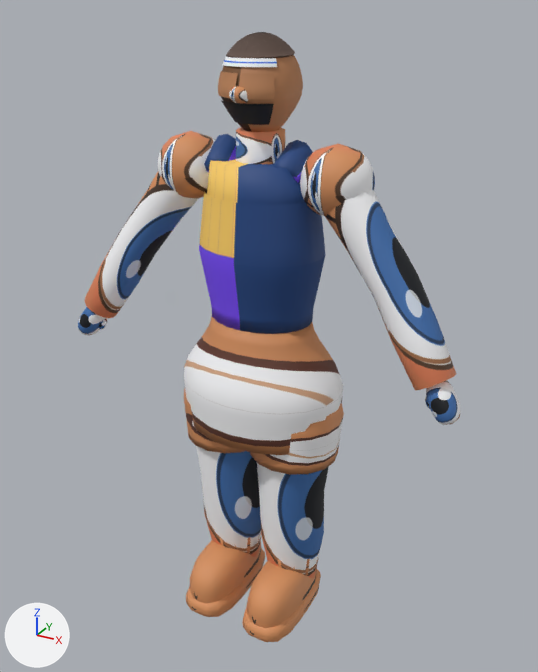
Two versions of the glTF model samples/athlete.glb, one commit apart.
Both versions are drawn from a 50 mm lens placed at (1.061, -1.88, 1.923), pointed at (0.015, 0.02, 0.973). Lighting does not change. The marker at lower left points along +X, +Y and +Z. The older version comes first. Vertices at exactly the same position are counted once.

Before the edit, the objects in view are built like this:
```python
me_coladacharacter = bpy.data.meshes.new('ColadaCharacter')
me_coladacharacter.from_pydata(...)  # 4656 vertices, 8954 faces; spans x -0.66..0.66, y -0.25..0.21, z -0.05..1.87
# faces by material slot: [1080, 3502, 2152, 1164, 480, 576]
me_coladacharacter.materials.append(mat_colada_top)  # picture img_colada_atlas
me_coladacharacter.materials.append(mat_colada_skin)  # picture img_colada_atlas
me_coladacharacter.materials.append(mat_colada_head)  # picture img_colada_atlas
me_coladacharacter.materials.append(mat_colada_eyes)  # picture img_colada_atlas
me_coladacharacter.materials.append(mat_colada_brows)  # picture img_colada_atlas
me_coladacharacter.materials.append(mat_colada_mouth)  # picture img_colada_atlas
ob_colada_mesh = bpy.data.objects.new('Colada_Mesh', me_coladacharacter)
ob_colada_mesh.location = (0.0, 0.0, -0.002)
```
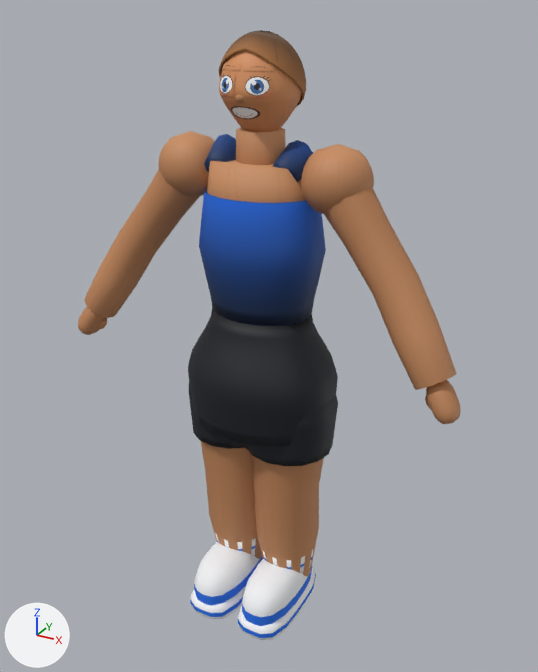
Pixel boxes (x1, y1, x2, y2) of what changed, in the pictures (538 x 672 px; the box of a moved part takes in the faces that stretch with it):
'Colada_Mesh', reshaped
    before: (78, 32, 461, 642)
    after: (78, 30, 461, 640)
part 1 of me_coladacharacter, moved or reshaped
    before: (184, 316, 343, 455)
    after: (188, 308, 338, 447)
part 2 of me_coladacharacter, moved or reshaped
    before: (250, 403, 344, 474)
    after: (245, 393, 338, 466)
part 3 of me_coladacharacter, moved or reshaped
    before: (184, 388, 244, 453)
    after: (189, 385, 245, 449)
part 4 of me_coladacharacter, added
    after: (262, 549, 314, 574)
part 5 of me_coladacharacter, added
    after: (215, 533, 256, 556)
part 6 of me_coladacharacter, moved or reshaped
    before: (181, 32, 329, 628)
    after: (174, 30, 323, 625)
part 7 of me_coladacharacter, moved or reshaped
    before: (99, 319, 107, 330)
    after: (93, 318, 107, 329)
part 8 of me_coladacharacter, surface changed
    both: (78, 33, 461, 640)

The change, as a list of edits to the scene's bpy script:
```text
Add mat_colada_hair:
    mat_colada_hair = principled_material('colada_hair')
    mat_colada_hair.texture = img_colada_atlas
    mat_colada_hair.roughness = 0.78
Add mat_colada_bottom:
    mat_colada_bottom = principled_material('colada_bottom')
    mat_colada_bottom.texture = img_colada_atlas
    mat_colada_bottom.roughness = 0.62
Add mat_colada_shoes:
    mat_colada_shoes = principled_material('colada_shoes')
    mat_colada_shoes.texture = img_colada_atlas
    mat_colada_shoes.roughness = 0.78
Change me_coladacharacter:
    used by ob_colada_mesh; location = (0.0, 0.0, -0.002)
    remove me_coladacharacter.from_pydata(...)  # 4656 vertices, 8954 faces; spans x -0.66..0.66, y -0.25..0.21, z -0.05..1.87
    add me_coladacharacter.from_pydata(...)  # 4908 vertices, 9458 faces; spans x -0.66..0.66, y -0.25..0.21, z -0.05..1.87
    me_coladacharacter part 1: the loose piece of 202 vertices spanning x -0.27..0.27, y -0.21..0.21, z 0.67..1.05 is scaled about its middle by (0.932, 0.996, 0.992), then moved by (0.0, 0.0, 0.03), in mat_colada_bottom (picture img_colada_atlas)
    me_coladacharacter part 2: the loose piece of 146 vertices spanning x -0.03..0.28, y -0.16..0.15, z 0.59..0.9 is moved by (-0.02, 0.0, 0.03), in mat_colada_bottom (picture img_colada_atlas)
    me_coladacharacter part 3: the loose piece of 146 vertices spanning x -0.28..0.03, y -0.16..0.15, z 0.59..0.9 is moved by (0.02, 0.0, 0.03), in mat_colada_bottom (picture img_colada_atlas)
    me_coladacharacter part 4: the loose piece of 38 vertices spanning x 0.02..0.22, y -0.09..0.11, z 0.12..0.22 is copied, and the copy is moved by (-0.02, 0.0, 0.0), in mat_colada_shoes (picture img_colada_atlas); it spans x 0.0..0.2, y -0.09..0.11, z 0.12..0.22
    me_coladacharacter part 5: the loose piece of 38 vertices spanning x -0.22..-0.02, y -0.09..0.11, z 0.12..0.22 is copied, and the copy is moved by (0.02, 0.0, 0.0), in mat_colada_shoes (picture img_colada_atlas); it spans x -0.2..0.0, y -0.09..0.11, z 0.12..0.22
    me_coladacharacter part 6: 1329 vertices moved from x -0.26..0.26, y -0.25..0.16, z -0.05..1.87 to x -0.24..0.24, y -0.25..0.16, z -0.05..1.87; 1323 vertices removed from x -0.22..0.26, y -0.24..0.14, z -0.01..1.87; 1499 vertices added at x -0.21..0.24, y -0.24..0.13, z -0.01..1.87
    me_coladacharacter part 7: 2 vertices moved within x -0.59..-0.57, y -0.09, z 0.92..0.94; 12 vertices removed from x -0.59..-0.56, y -0.1..-0.08, z 0.91..0.95; 12 vertices added at x -0.59..-0.56, y -0.1..-0.08, z 0.92..0.96
    me_coladacharacter part 8: 3673 kept faces spanning x -0.66..0.66, y -0.25..0.16, z -0.05..1.87 get new texture (UV) coordinates
    other edits to the shape of me_coladacharacter do not show in these pictures
    add me_coladacharacter.materials.append(mat_colada_hair)  # picture img_colada_atlas
    add me_coladacharacter.materials.append(mat_colada_bottom)  # picture img_colada_atlas
    add me_coladacharacter.materials.append(mat_colada_shoes)  # picture img_colada_atlas
```
